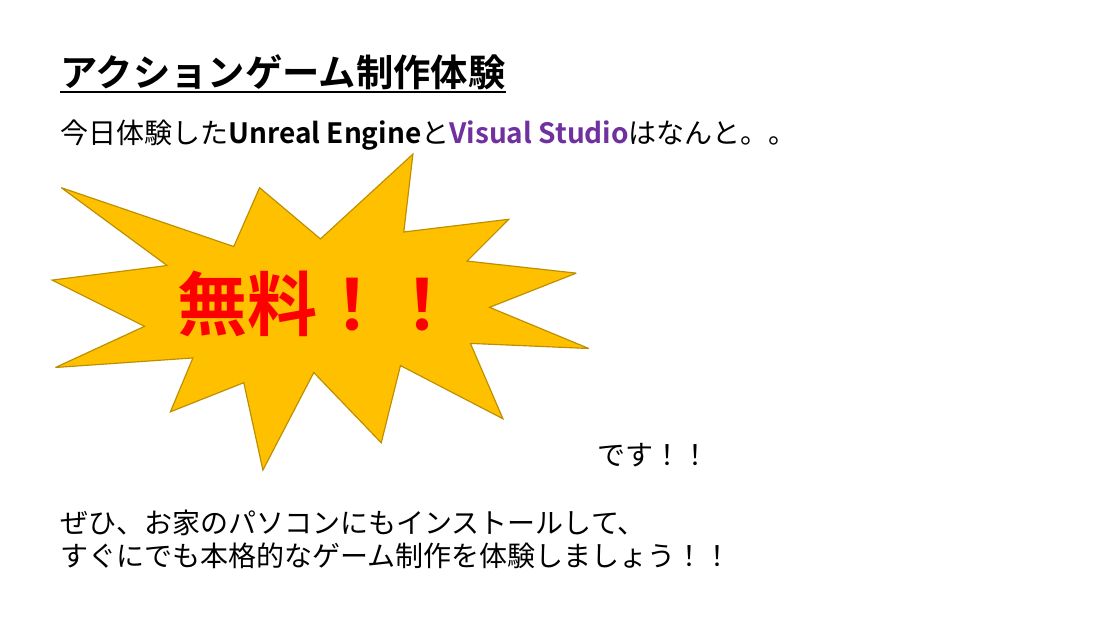
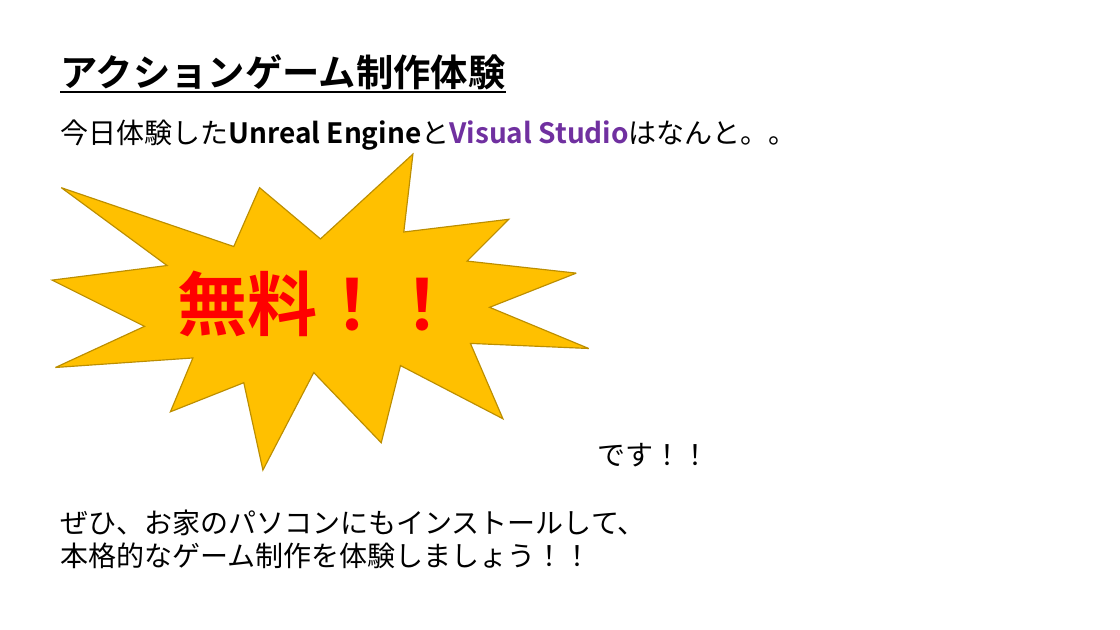
Before and after one commit to ArakiYusuke-Ohara/UnrealEngine, a slide deck: slide 27 of Projects/OpenCanpas01/TrialClass/UE_アクションゲーム制作体験.pptx (slide 22 before the commit). Drawn at 1120x630 pixels with LibreOffice and Linux fonts; fonts in the diff are those of the drawing. Boxes give left, top, right and bottom in pixels: in the first picture for what was removed or moved away, otherwise in the second. Text is boxed around its words. In the diff, an @@ line names an element or a change of style, - is before the commit and + after.

```diff
--- a/Projects/OpenCanpas01/TrialClass/UE_アクションゲーム制作体験.pptx
+++ b/Projects/OpenCanpas01/TrialClass/UE_アクションゲーム制作体験.pptx
@@ text at box(60, 542, 591, 569): text changed @@
-すぐにでも本格的なゲーム制作を体験しましょう！！
+本格的なゲーム制作を体験しましょう！！
```
Also in this commit, not shown: 8 other slides changed, 5 slides added.
